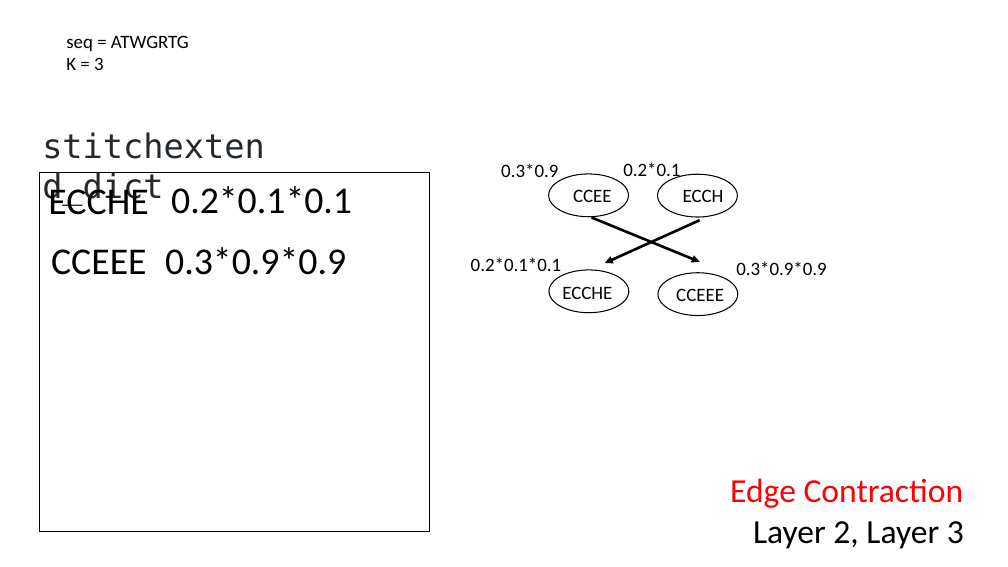
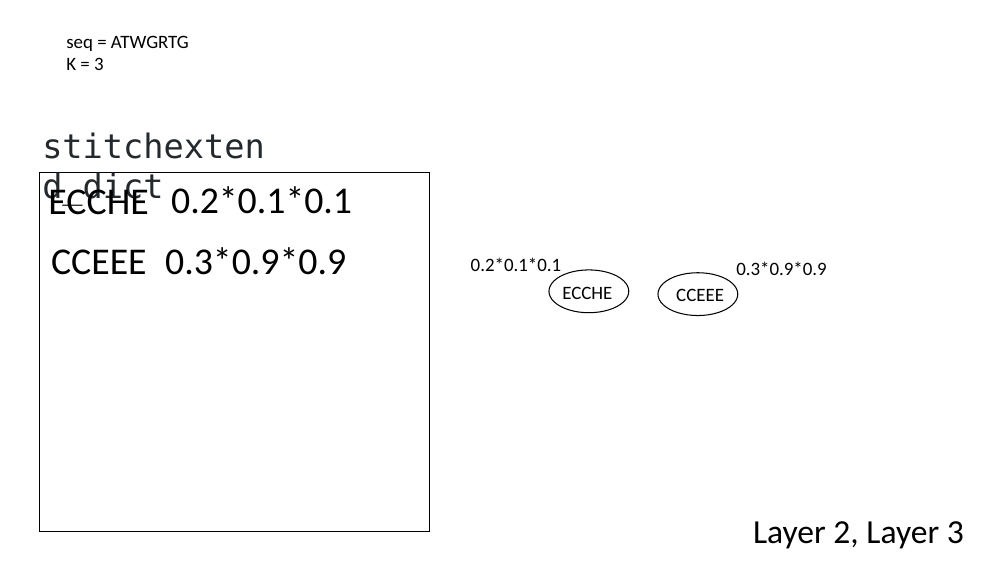
Before and after one commit to Dreycey/DebruijnExtend, a slide deck: slide 11 of figures/DebExtended.pptx (slide 9 before the commit). Drawn at 1008x567 pixels with LibreOffice and Linux fonts; fonts in the diff are those of the drawing. Boxes give left, top, right and bottom in pixels: in the first picture for what was removed or moved away, otherwise in the second. Text is boxed around its words. In the diff, an @@ line names an element or a change of style, - is before the commit and + after.

```diff
--- a/figures/DebExtended.pptx
+++ b/figures/DebExtended.pptx
@@ text removed at [501,163,558,183] @@
-0.3*0.9
@@ ellipse removed at [549,174,629,217] @@
@@ text removed at [623,162,680,182] @@
-0.2*0.1
@@ ellipse removed at [658,174,738,217] @@
@@ text removed at [573,189,612,202] @@
-CCEE
@@ text removed at [683,189,724,202] @@
-ECCH
@@ arrow removed from (592, 218) to (700, 262) @@
@@ arrow removed from (700, 220) to (605, 263) @@
@@ text removed at [730,478,964,508] @@
-Edge Contraction
```
Also in this commit, not shown: 10 other slides changed, 11 slides added, 1 slide removed.
